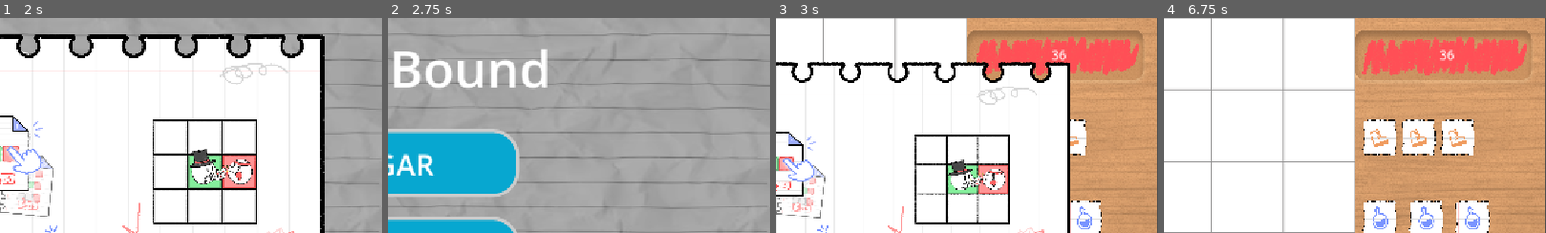
Above: before the commit, frames 1-4 (left to right).
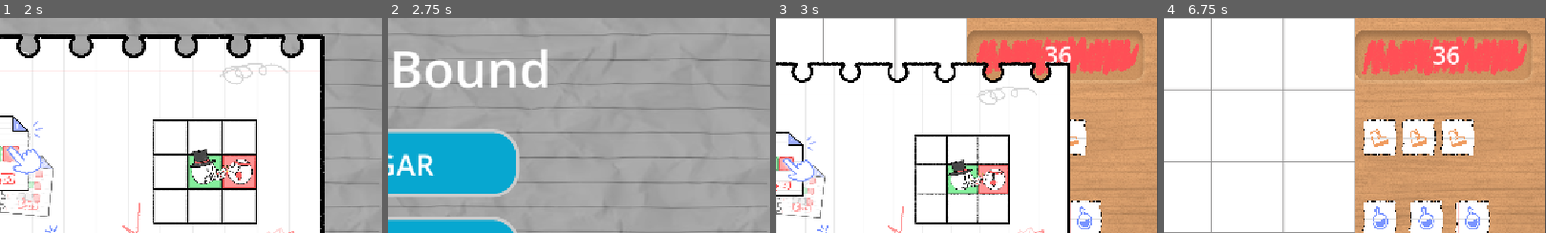
Above: after the commit, the same moments.

Repository: Gabico-Freitas/Grid-Card-Battle
Game: Godot game, scene res://UI/menu_screen.tscn
Same seed, same stepped clock (60 frames per second), same inputs: the game is played once before the commit and once after it.
Inputs (mouse positions are % of the whole screen's width and height, from its top left):
- Up to frame 1 (2 s): click "CONTROLES" at 0.5 s; click "FECHAR JOGO" at 1.25 s
- Up to frame 2 (2.75 s): click "VOLTAR" at 2 s
- Up to frame 3 (3 s): click "JOGAR" at 2.75 s
- Up to frame 4 (6.75 s): click (24, 82) at 3.5 s; click (38, 82) at 4.25 s; click (51, 82) at 5 s; click (65, 82) at 5.75 s; click (79, 82) at 6.5 s
The pictures show only the part of the screen within x 50-100%, y 0-50%; the shares and areas given below are measured in that part.

Frames 1-2 are identical in both runs. In frame 3, 0.3% of the frame differs, in the area x 70-78%, y 12-21%; in frame 4, 0.4%, in the area x 70-78%, y 12-22%.

Commit message:
animação da vida e inicio da animação de morte

Diff:
--- a/sketchbound/battle.tscn
+++ b/sketchbound/battle.tscn
@@ -140,7 +140,7 @@
 offset_left = 25.0
 offset_right = 256.0
 offset_bottom = 58.0
-theme_override_font_sizes/font_size = 20
+theme_override_font_sizes/font_size = 40
 horizontal_alignment = 1
 vertical_alignment = 1
 
--- a/sketchbound/scripts/battle.gd
+++ b/sketchbound/scripts/battle.gd
@@ -4,6 +4,7 @@
 var player : Player
 var enemies : Array[Enemy]
 var is_player_turn : bool
+var tween: Tween
 
 # Called when the node enters the scene tree for the first time.
 func _ready() -> void:
@@ -13,7 +14,8 @@
 		elif(entity is Enemy):
 			enemies.append(entity)
 
-	player.new_turn_refresh()
+	if $CanvasLayer/controles_screen.visible:
+		player.new_turn_refresh()
 
 func enemies_turn() -> void:
 
@@ -27,9 +29,26 @@
 
 	for e in enemies: e.do_turn()
 
-	if player.is_dead(): get_tree().change_scene_to_file("res://UI/game_over.tscn")
+	if player.is_dead():
+		death(0)
+
 	player.new_turn_refresh()
 	pass
+func reset_tween() -> void:
+	if tween:
+		tween.kill()
+	tween = create_tween()
+
+func death(mode: int) ->void:
+	reset_tween()
+	if mode==1:
+		get_tree().change_scene_to_file("res://UI/game_over.tscn")
+	else:
+		tween.tween_property(player.sprite, "skew", 0.5, 3.2)
+		var destino = Vector2(player.sprite.offset.x, 120)
+		tween.tween_property(player.sprite, "offset", destino, 5.2)
+		await tween.finished
+		death(1)
 
 func _on_player_turn_ended() -> void:
 	enemies_turn()
--- a/sketchbound/scripts/player_texture_healthbar.gd
+++ b/sketchbound/scripts/player_texture_healthbar.gd
@@ -18,8 +18,10 @@
 	self.value = currHealth
 
 func set_health_label() ->void:
-	health.text = str(currHealth)
-
+	if currHealth>0:
+		health.text = str(currHealth)
+	else:
+		health.text = ""
 # Called every frame. 'delta' is the elapsed time since the previous frame.
 func _process(delta: float) -> void:
 	pass
@@ -28,7 +30,8 @@
 	currHealth = value
 	set_health_bar()
 	set_health_label()
-	#shake()
+	if currHealth>0:
+		shake()
 
 func reset_tween() -> void:
 	if tween:
Not shown, added: sketchbound/scripts/new_card.gd.uid
